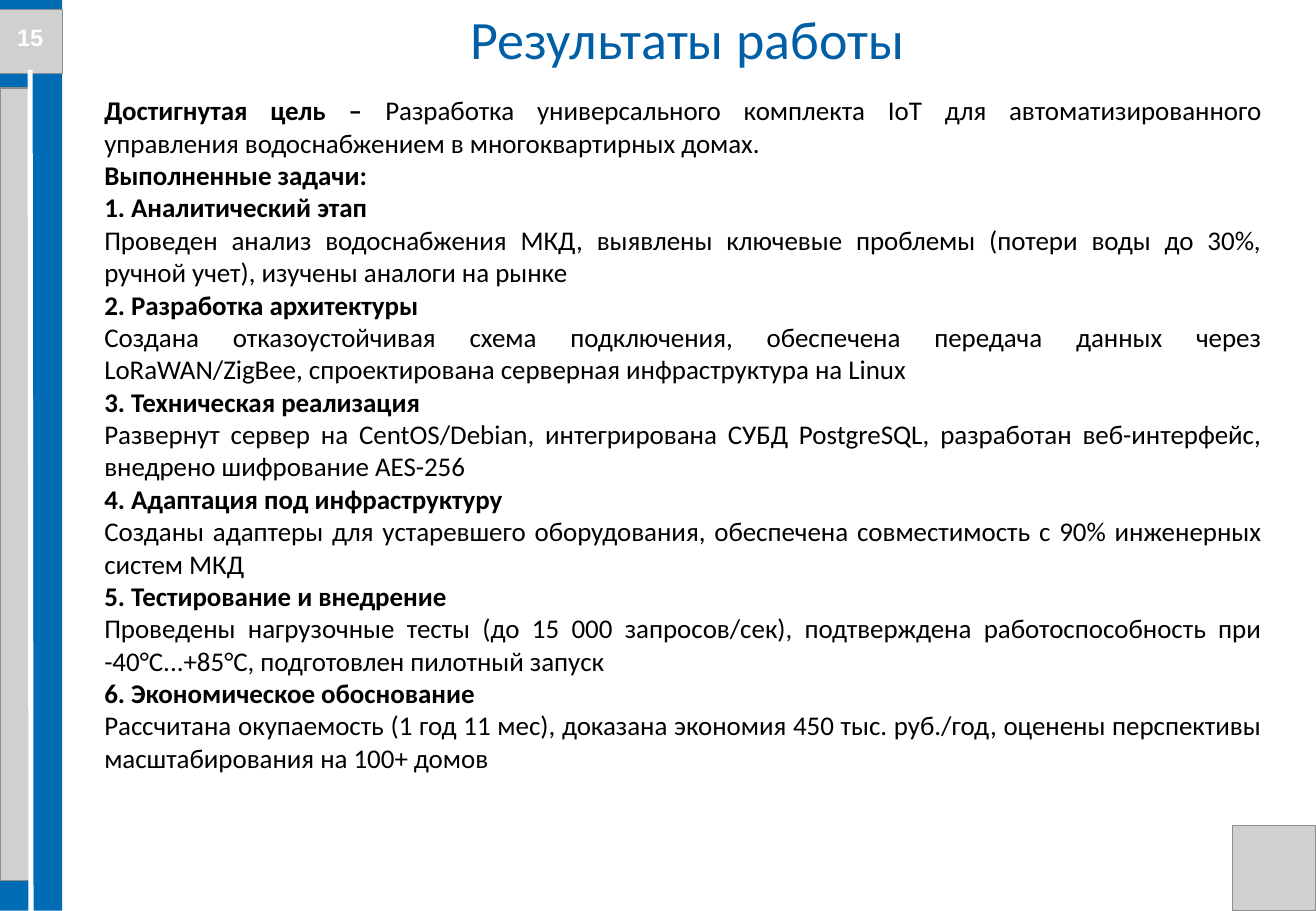
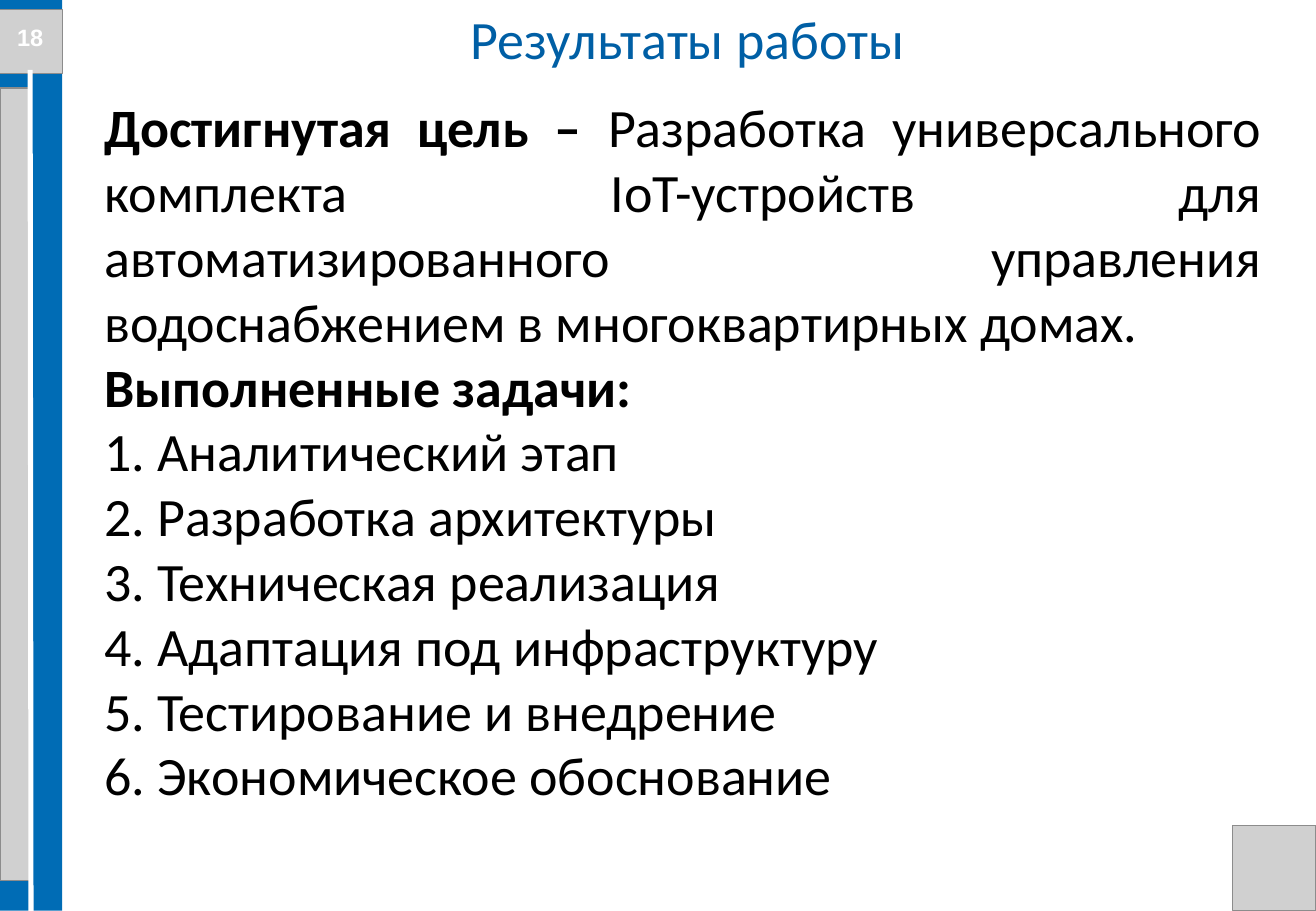
Before and after one commit to Evgenij1234/Diplom-work, a slide deck: slide 18 of Стасик/Презентация диплома Костюк С. В. БПЦ 21-01.pptx (slide 15 before the commit). Drawn at 1316x911 pixels with LibreOffice and Linux fonts; fonts in the diff are those of the drawing; grey boxes stand for pictures; background and template pictures are left out. Boxes give left, top, right and bottom in pixels: in the first picture for what was removed or moved away, otherwise in the second. Text is boxed around its words. In the diff, an @@ line names an element or a change of style, - is before the commit and + after.

```diff
--- a/Стасик/Презентация диплома Костюк С. В. БПЦ 21-01.pptx
+++ b/Стасик/Презентация диплома Костюк С. В. БПЦ 21-01.pptx
@@ text at (17, 30, 43, 46): text changed @@
-15
+18
@@ text at (104, 110, 1261, 351): text changed; size 16 to 32 pt @@
-Достигнутая цель – Разработка универсального комплекта IoT для автоматизированного управления водоснабжением в многоквартирных домах.
+Достигнутая цель – Разработка универсального комплекта IoT-устройств для автоматизированного управления водоснабжением в многоквартирных домах.
@@ text at (104, 230, 1260, 287): paragraph removed @@
-Проведен анализ водоснабжения МКД, выявлены ключевые проблемы (потери воды до 30%, ручной учет), изучены аналоги на рынке
@@ text at (104, 328, 1261, 384): paragraph removed @@
-Создана отказоустойчивая схема подключения, обеспечена передача данных через LoRaWAN/ZigBee, спроектирована серверная инфраструктура на Linux
@@ text at (104, 372, 878, 796): size 16 to 32 pt in "Выполненные задачи:", "1. Аналитический этап", "2. Разработка архитектуры", "3. Техническая реализация" and 3 more places; bold off in "1. Аналитический этап", "2. Разработка архитектуры", "3. Техническая реализация", "4. Адаптация под инфраструктуру" and 2 more places @@
@@ text at (104, 425, 1261, 481): paragraph removed @@
-Развернут сервер на CentOS/Debian, интегрирована СУБД PostgreSQL, разработан веб-интерфейс, внедрено шифрование AES-256
@@ text at (104, 522, 1261, 579): paragraph removed @@
-Созданы адаптеры для устаревшего оборудования, обеспечена совместимость с 90% инженерных систем МКД
@@ text at (104, 618, 1261, 676): paragraph removed @@
-Проведены нагрузочные тесты (до 15 000 запросов/сек), подтверждена работоспособность при -40°C...+85°C, подготовлен пилотный запуск
@@ text at (104, 715, 1261, 773): paragraph removed @@
-Рассчитана окупаемость (1 год 11 мес), доказана экономия 450 тыс. руб./год, оценены перспективы масштабирования на 100+ домов
```
Also in this commit, not shown: 14 other slides changed, 3 slides added, 6 other files.
